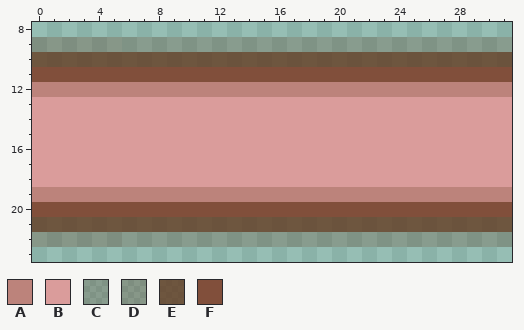
One commit to this pixel-art sprite: src/main/resources/tiles/32/road_w.png. Above is the file before it was changed.
The file is 32x32 pixels. Pixels under 10% opacity are left out. Colours within 5 levels of each other are drawn and written as one. Shown: x 0..31, y 8..23.
Palette (. is transparent): A #bc837b  B #da9c9b  C #5e31163e  D #5f321747  E #61341ac1  F #814f3b
The same view after the edit:
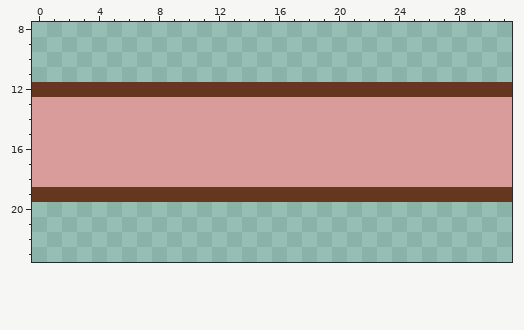
What changed:
{"colour":"A","old":"#bc837b","new":"#65371e"}
{"y":9,"x":0,"old":"DDDDDDCCCCCCCCCCCCCCCCCCCCCCCCCC","new":"................................"}
{"y":10,"x":0,"old":"EEEEEEEEEEEEEEEEEEEEEEEEEEEEEEEE","new":"................................"}
{"y":11,"x":0,"old":"FFFFFFFFFFFFFFFFFFFFFFFFFFFFFFFF","new":"................................"}
{"y":20,"x":0,"old":"FFFFFFFFFFFFFFFFFFFFFFFFFFFFFFFF","new":"................................"}
{"y":21,"x":0,"old":"EEEEEEEEEEEEEEEEEEEEEEEEEEEEEEEE","new":"................................"}
{"y":22,"x":0,"old":"DDDDDDCCCCCCCCCCCCCCCCCCCCCCCCCC","new":"................................"}
